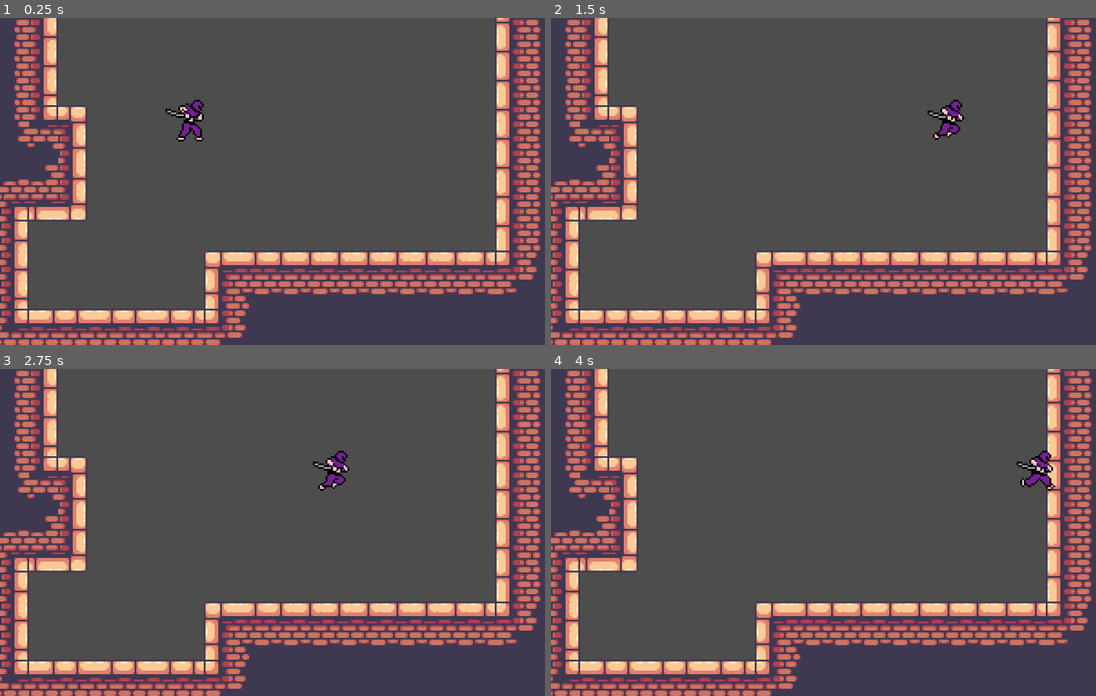
Above: before the commit, frames 1-4 (two rows, left to right).
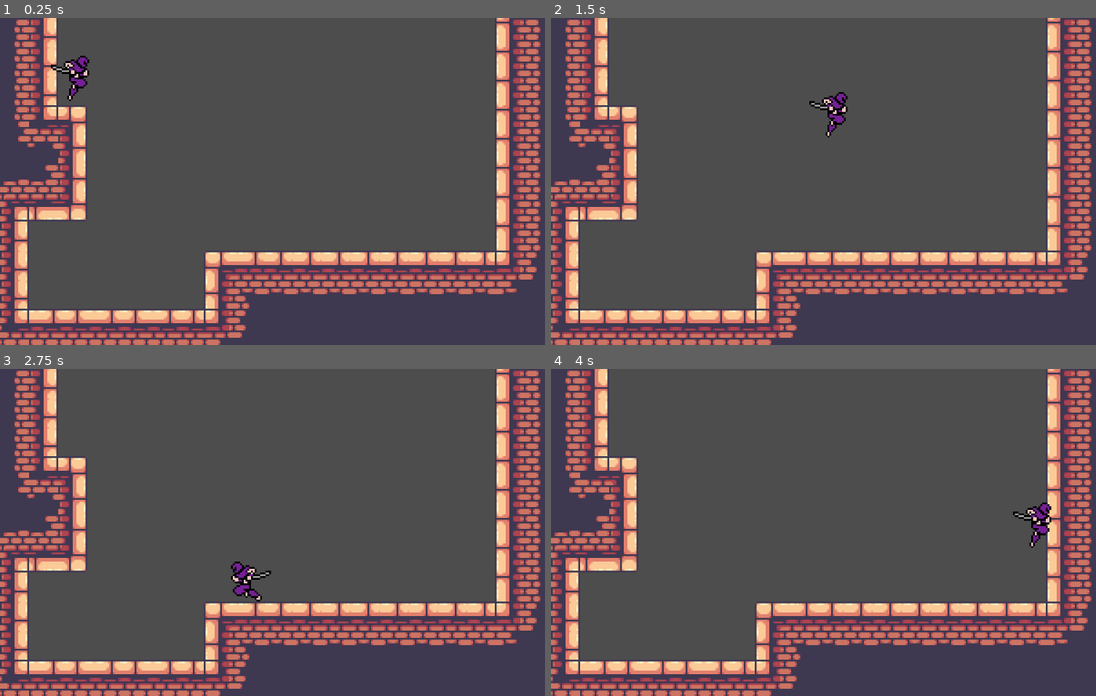
Above: after the commit, the same moments.

Repository: Davichobits/godot-ninja-platformer
Game: Godot game, scene res://world.tscn
The game is run twice, just before and just after one commit, with the same random seed, the same clock (stepped at 60 frames per second) and the same inputs.
Inputs:
- Up to frame 1 (0.25 s): no input
- Up to frame 2 (1.5 s): hold D (right) from 0.53 s (still down); tap Space (jump, bound only after the commit) at 0.6, 0.77, 1.07, 1.35 s
- Up to frame 3 (2.75 s): tap Space (jump, bound only after the commit) at 1.52, 1.82, 2.1 s; release D (right) at 2.03 s; hold A (left) from 2.03 s (still down)
- Up to frame 4 (4 s): release A (left) at 2.78 s; hold D (right) from 2.78 s (still down); tap Space (jump, bound only after the commit) at 2.85, 3.02, 3.32, 3.6, 3.77 s

The runs differ from the first frame. In frame 1, 0.9% of the frame differs, in the area x 9-38%, y 11-38%; in frame 2, 0.8%; in frame 3, 0.9%; in frame 4, 0.9%.

Commit message:
Add jumping movement and sprite updates
This change adds a `jump` input action and implements basic gravity and jump movement for the player. It also updates the player scene to support jump animations, flips the sprite anchor based on direction, and adjusts the collision and sprite positions for a more polished feel.

Diff:
--- a/project.godot
+++ b/project.godot
@@ -38,6 +38,11 @@
 , Object(InputEventKey,"resource_local_to_scene":false,"resource_name":"","device":-1,"window_id":0,"alt_pressed":false …(186 unchanged characters)…
 ]
 }
+jump={
+"deadzone": 0.2,
+"events": [Object(InputEventKey,"resource_local_to_scene":false,"resource_name":"","device":-1,"window_id":0,"alt_pressed":false,"shift_pressed":false,"ctrl_pressed":false,"meta_pressed":false,"pressed":false,"keycode":0,"physical_keycode":32,"key_label":0,"unicode":32,"location":0,"echo":false,"script":null)
+]
+}
 
 [physics]
 
--- a/scenes/level_root.tscn
+++ b/scenes/level_root.tscn
@@ -436,7 +436,7 @@
 [node name="LevelRoot" type="Node2D" unique_id=1550310060]
 
 [node name="Player" parent="." unique_id=814761240 instance=ExtResource("1_w3gk0")]
-position = Vector2(103, 54)
+position = Vector2(40, 13)
 
 [node name="TileMapLayer" type="TileMapLayer" parent="." unique_id=1285732182]
 tile_map_data = PackedByteArray("AAAAAAAAAQAGAAUAAAAAAAEAAQAGAAUAAAAAAAIAAQAGAAUAAAAAAAMAAQAOAAQAAAAAAAQAAQAOAAUAAAAAAA …(2000 unchanged characters)…
--- a/scenes/player.tscn
+++ b/scenes/player.tscn
@@ -5,14 +5,14 @@
 [ext_resource type="Texture2D" uid="uid://c12dfexxroxpf" path="res://assets/images/ninja_lower.png" id="3_qlg0r"]
 
 [sub_resource type="RectangleShape2D" id="RectangleShape2D_6q2t7"]
-size = Vector2(12, 16)
+size = Vector2(12, 17)
 
 [sub_resource type="Animation" id="Animation_tuyoq"]
 length = 0.001
 tracks/0/type = "value"
 tracks/0/imported = false
 tracks/0/enabled = true
-tracks/0/path = NodePath("Sprite2DUpper:frame")
+tracks/0/path = NodePath("Anchor/Sprite2DUpper:frame")
 tracks/0/interp = 1
 tracks/0/loop_wrap = true
 tracks/0/keys = {
@@ -20,6 +20,23 @@
 "transitions": PackedFloat32Array(1),
 "update": 1,
 "values": [0]
+}
+
+[sub_resource type="Animation" id="Animation_ur7pv"]
+resource_name = "jump"
+length = 0.009999999999999998
+step = 0.01
+tracks/0/type = "value"
+tracks/0/imported = false
+tracks/0/enabled = true
+tracks/0/path = NodePath("Anchor/Sprite2DUpper:frame")
+tracks/0/interp = 1
+tracks/0/loop_wrap = true
+tracks/0/keys = {
+"times": PackedFloat32Array(0),
+"transitions": PackedFloat32Array(1),
+"update": 1,
+"values": [10]
 }
 
 [sub_resource type="Animation" id="Animation_fjrip"]
@@ -30,7 +47,7 @@
 tracks/0/type = "value"
 tracks/0/imported = false
 tracks/0/enabled = true
-tracks/0/path = NodePath("Sprite2DUpper:frame")
+tracks/0/path = NodePath("Anchor/Sprite2DUpper:frame")
 tracks/0/interp = 1
 tracks/0/loop_wrap = true
 tracks/0/keys = {
@@ -46,7 +63,7 @@
 tracks/0/type = "value"
 tracks/0/imported = false
 tracks/0/enabled = true
-tracks/0/path = NodePath("Sprite2DUpper:frame")
+tracks/0/path = NodePath("Anchor/Sprite2DUpper:frame")
 tracks/0/interp = 1
 tracks/0/loop_wrap = true
 tracks/0/keys = {
@@ -59,6 +76,7 @@
 [sub_resource type="AnimationLibrary" id="AnimationLibrary_smehm"]
 _data = {
 &"RESET": SubResource("Animation_tuyoq"),
+&"jump": SubResource("Animation_ur7pv"),
 &"run": SubResource("Animation_fjrip"),
 &"stand": SubResource("Animation_smehm")
 }
@@ -68,7 +86,7 @@
 tracks/0/type = "value"
 tracks/0/imported = false
 tracks/0/enabled = true
-tracks/0/path = NodePath("Sprite2DLower:frame")
+tracks/0/path = NodePath("Anchor/Sprite2DLower:frame")
 tracks/0/interp = 1
 tracks/0/loop_wrap = true
 tracks/0/keys = {
@@ -76,6 +94,23 @@
 "transitions": PackedFloat32Array(1),
 "update": 1,
 "values": [0]
+}
+
+[sub_resource type="Animation" id="Animation_y4r1p"]
+resource_name = "jump"
+length = 0.1
+step = 0.1
+tracks/0/type = "value"
+tracks/0/imported = false
+tracks/0/enabled = true
+tracks/0/path = NodePath("Anchor/Sprite2DLower:frame")
+tracks/0/interp = 1
+tracks/0/loop_wrap = true
+tracks/0/keys = {
+"times": PackedFloat32Array(0),
+"transitions": PackedFloat32Array(1),
+"update": 1,
+"values": [10]
 }
 
 [sub_resource type="Animation" id="Animation_dqkch"]
@@ -86,7 +121,7 @@
 tracks/0/type = "value"
 tracks/0/imported = false
 tracks/0/enabled = true
-tracks/0/path = NodePath("Sprite2DLower:frame")
+tracks/0/path = NodePath("Anchor/Sprite2DLower:frame")
 tracks/0/interp = 1
 tracks/0/loop_wrap = true
 tracks/0/keys = {
@@ -103,7 +138,7 @@
 tracks/0/type = "value"
 tracks/0/imported = false
 tracks/0/enabled = true
-tracks/0/path = NodePath("Sprite2DLower:frame")
+tracks/0/path = NodePath("Anchor/Sprite2DLower:frame")
 tracks/0/interp = 1
 tracks/0/loop_wrap = true
 tracks/0/keys = {
@@ -116,6 +151,7 @@
 [sub_resource type="AnimationLibrary" id="AnimationLibrary_qlg0r"]
 _data = {
 &"RESET": SubResource("Animation_qhqgy"),
+&"jump": SubResource("Animation_y4r1p"),
 &"run": SubResource("Animation_dqkch"),
 &"stand": SubResource("Animation_qlg0r")
 }
@@ -125,19 +161,21 @@
 script = ExtResource("1_qhqgy")
 metadata/_edit_group_ = true
 
-[node name="Sprite2DUpper" type="Sprite2D" parent="." unique_id=197829704]
+[node name="Anchor" type="Node2D" parent="." unique_id=196172550]
+
+[node name="Sprite2DUpper" type="Sprite2D" parent="Anchor" unique_id=197829704]
 z_index = 1
 position = Vector2(16, 0)
 texture = ExtResource("2_dqkch")
 hframes = 15
 
-[node name="Sprite2DLower" type="Sprite2D" parent="." unique_id=1392241643]
+[node name="Sprite2DLower" type="Sprite2D" parent="Anchor" unique_id=1392241643]
 texture = ExtResource("3_qlg0r")
 offset = Vector2(16, 0)
 hframes = 15
 
 [node name="CollisionShape2D" type="CollisionShape2D" parent="." unique_id=1148020973]
-position = Vector2(0, 4)
+position = Vector2(0, 4.5)
 shape = SubResource("RectangleShape2D_6q2t7")
 
 [node name="AnimationPlayerUpper" type="AnimationPlayer" parent="." unique_id=1504482162]
--- a/scripts/player.gd
+++ b/scripts/player.gd
@@ -1,19 +1,35 @@
 extends CharacterBody2D
 
 const PLAYER_SPEED: int = 120
+const GRAVITY: int = 500
 
 @onready var animation_player_upper: AnimationPlayer = $AnimationPlayerUpper
 @onready var animation_player_lower: AnimationPlayer = $AnimationPlayerLower
+@onready var anchor: Node2D = $Anchor
 
 func _physics_process(delta: float) -> void:
 	var x_input = Input.get_axis("left", "right")
+
+	if not is_on_floor():
+		velocity.y += GRAVITY * delta
+		animation_player_lower.play("jump")
+		animation_player_upper.play("jump")
+
 	velocity.x = x_input * PLAYER_SPEED
+
+	if Input.is_action_just_pressed("jump") and is_on_floor():
+		velocity.y = -200
 
 	if x_input != 0:
 		animation_player_lower.play("run")
 		animation_player_upper.play("run")
+		anchor.scale.x = sign(x_input)
 	else:
 		animation_player_lower.play("stand")
 		animation_player_upper.play("stand")
 
+	if not is_on_floor():
+		animation_player_lower.play("jump")
+		animation_player_upper.play("jump")
+
 	move_and_slide()
